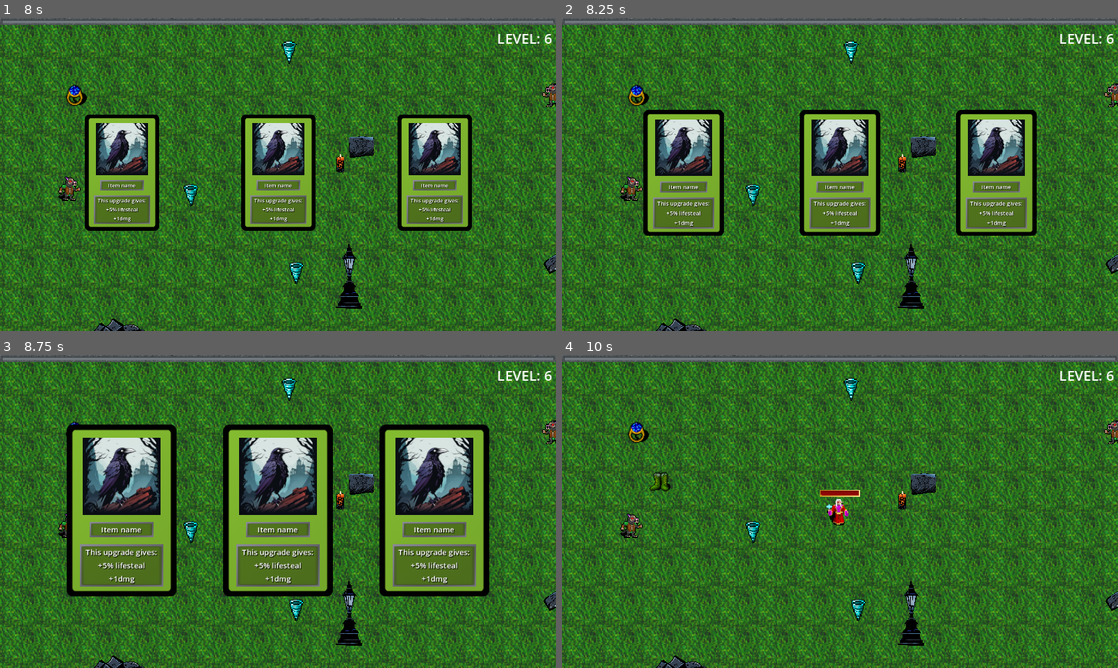
Above: before the commit, frames 1-4 (two rows, left to right).
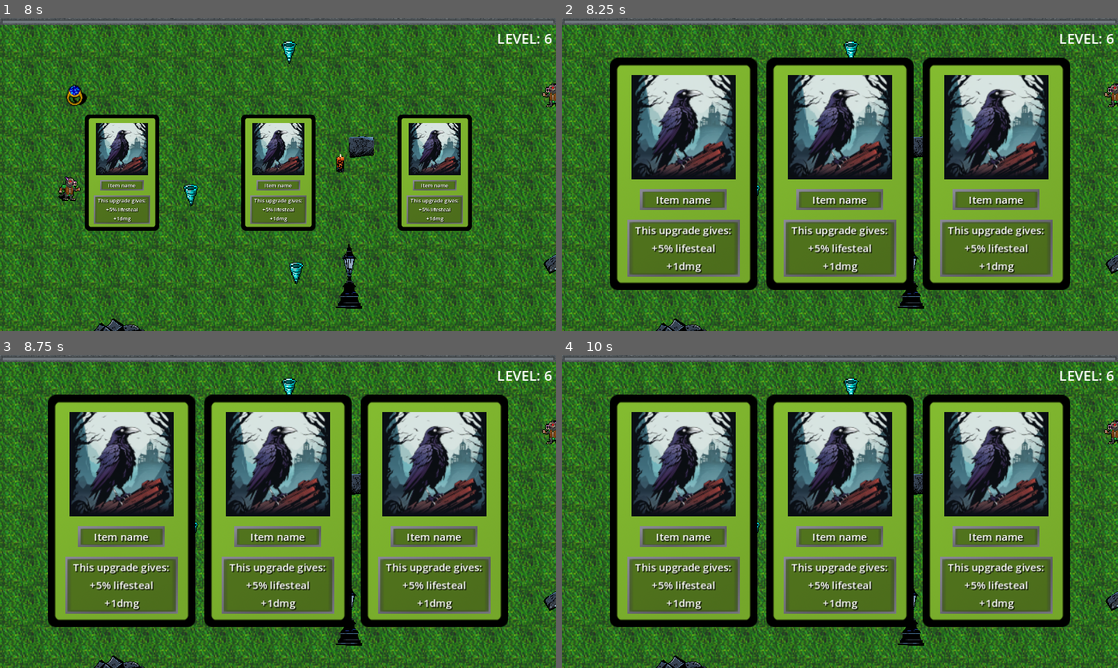
Above: after the commit, the same moments.

Repository: AGH-Code-Industry/monstrous-tide
Game: Godot game, scene res://Assets/World/world.tscn
Same seed, same stepped clock (60 frames per second), same inputs: the game is played once before the commit and once after it.
Inputs (mouse positions are in pixels of both pictures, inside the frame that each line leads up to):
- Up to frame 1 (8 s): tap Enter at 0.5 s; move the mouse to (400, 158) at 0.52 s; press the mouse at (400, 158) at 0.53 s; hold D (right) 0.53-1.28 s; move the mouse to (166, 190) at 1.27 s; release the mouse at (166, 190) at 1.28 s; hold S (down) 1.28-2.03 s; click (166, 190) at 1.35 s; move the mouse to (333, 105) at 2.02 s; press the mouse at (333, 105) at 2.03 s; hold D (right) 2.03-2.78 s; move the mouse to (250, 237) at 2.77 s; release the mouse at (250, 237) at 2.78 s; hold W (up) 2.78-3.53 s; click (250, 237) at 2.85 s; move the mouse to (444, 221) at 3.52 s; press the mouse at (444, 221) at 3.53 s; hold A (left) 3.53-5.03 s; move the mouse to (111, 127) at 4.27 s; release the mouse at (111, 127) at 4.28 s; click (111, 127) at 4.35 s; move the mouse to (305, 174) at 5.02 s; press the mouse at (305, 174) at 5.03 s; hold S (down) 5.03-5.78 s; move the mouse to (194, 96) at 5.77 s; release the mouse at (194, 96) at 5.78 s; hold D (right) 5.78-6.53 s; click (194, 96) at 5.85 s; move the mouse to (400, 158) at 6.52 s; press the mouse at (400, 158) at 6.53 s; hold W (up) 6.53-7.28 s; move the mouse to (122, 174) at 7.27 s; release the mouse at (122, 174) at 7.28 s; hold D (right) from 7.28 s (still down); click (122, 174) at 7.35 s
- Up to frame 2 (8.25 s): move the mouse to (684, 171) at 8.02 s; release D (right) at 8.03 s; press the mouse at (684, 171) at 8.03 s; hold S (down) from 8.03 s (still down)
- Up to frame 3 (8.75 s): keep holding S (down)
- Up to frame 4 (10 s): move the mouse to (840, 511) at 8.77 s; release S (down) at 8.78 s; release the mouse at (840, 511) at 8.78 s; hold A (left) 8.78-9.53 s; click (840, 511) at 8.85 s; move the mouse to (684, 508) at 9.52 s; press the mouse at (684, 508) at 9.53 s; hold W (up) from 9.53 s (still down)

Frame 1 is identical in both runs. In frame 2, 55% of the frame differs, in the area x 8-92%, y 12-87%; in frame 3, 49%; in frame 4, 57%.

Commit message:
polishing

Diff:
--- a/Assets/Utility/UI/LvlUps/LvlUpCard.gd
+++ b/Assets/Utility/UI/LvlUps/LvlUpCard.gd
@@ -19,6 +19,7 @@
 	for card in get_parent().get_children():
 		if card == self:
 			continue
+		card.disabled = true
 		card.animation_player.play("out")
 	animation_player.play("out")
 	await animation_player.animation_finished
@@ -28,9 +29,10 @@
 
 func on_input_gui(event: InputEvent):
 	modulate = Color.WHITE
+	if disabled:
+		return
 	if event.is_action_pressed("left_click"):
 		select_card()
-
 
 
 func on_mouse_entered():
